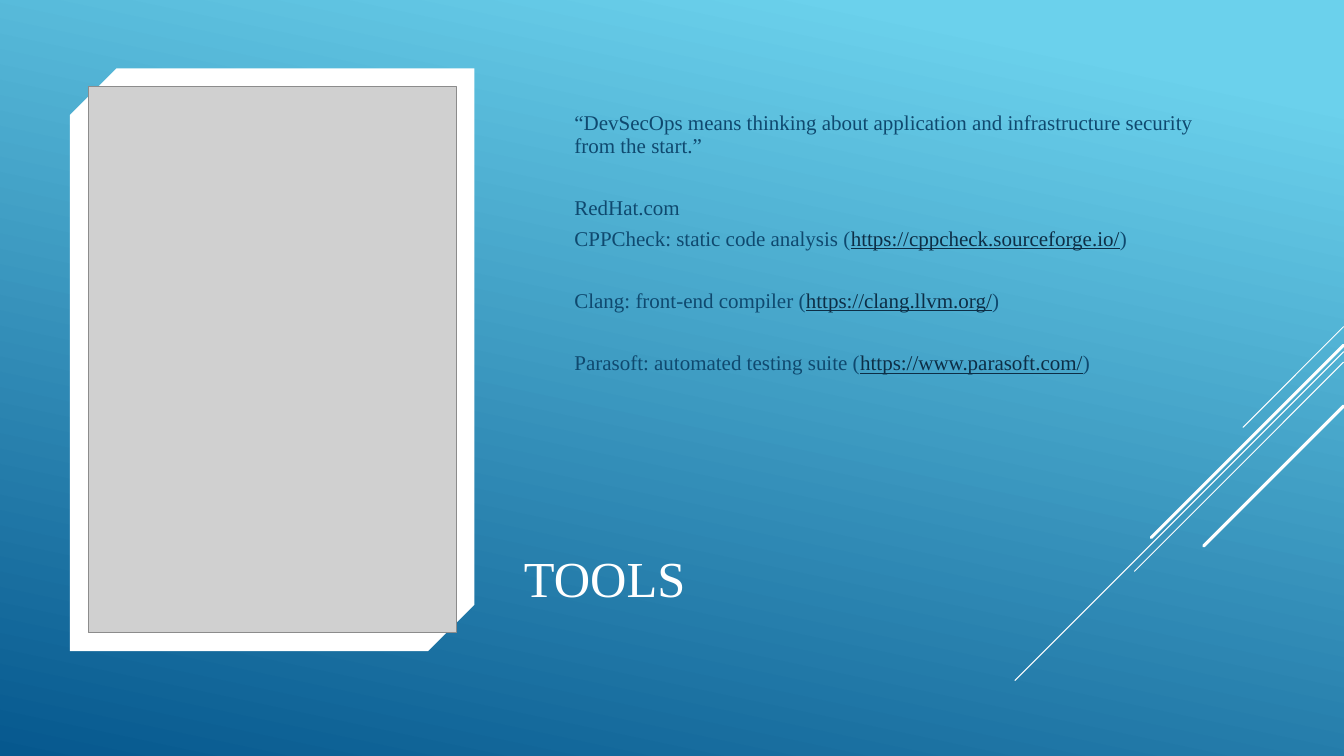
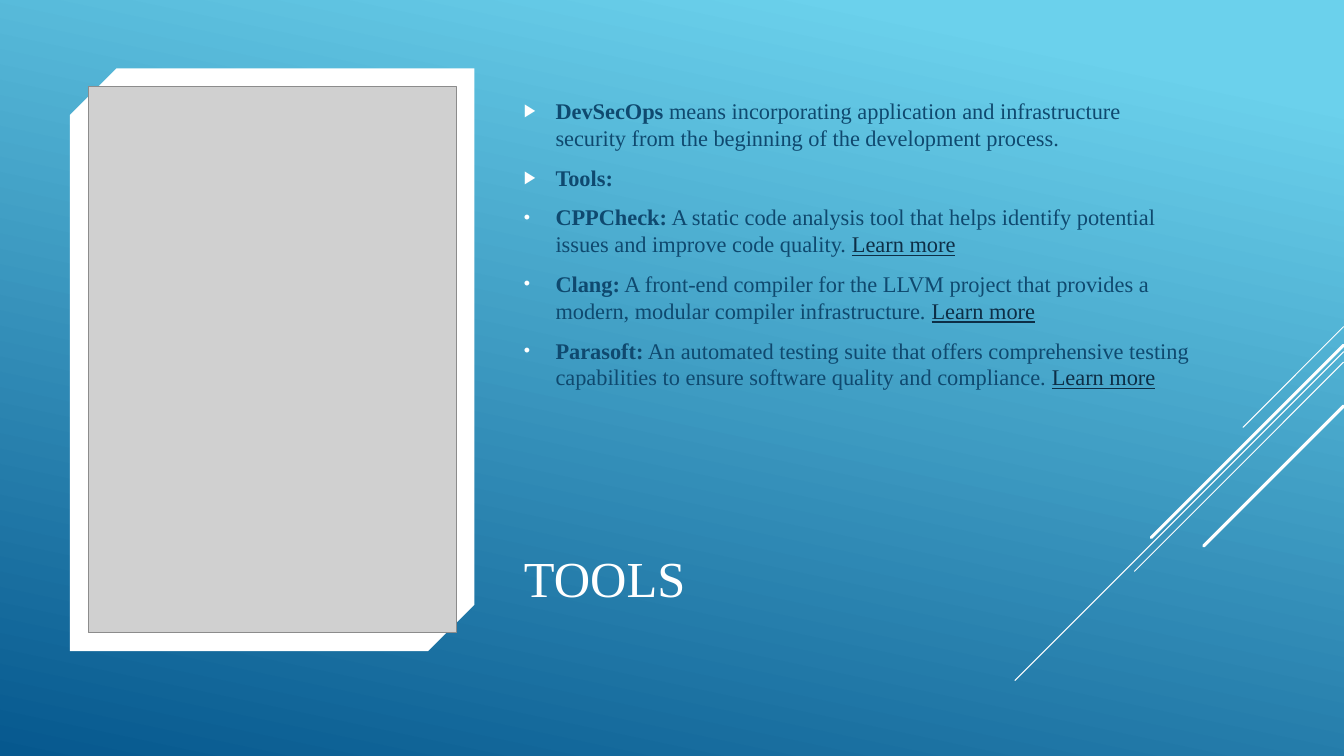
Before and after one commit to alex24488/8-3-Portfolio-Submission, a slide deck: slide 12 of CS 405 Project Two Presentation.pptx. Drawn at 1344x756 pixels with LibreOffice and Linux fonts; fonts in the diff are those of the drawing; grey boxes stand for pictures. Boxes give left, top, right and bottom in pixels: in the first picture for what was removed or moved away, otherwise in the second. Text is boxed around its words. In the diff, an @@ line names an element or a change of style, - is before the commit and + after.

```diff
--- a/CS 405 Project Two Presentation.pptx
+++ b/CS 405 Project Two Presentation.pptx
@@ text at bbox=[556, 103, 1188, 390]: text changed; size 15 to 16 pt @@
-  “DevSecOps means thinking about application and infrastructure security from the start.”
-  RedHat.com
-  CPPCheck: static code analysis (https://cppcheck.sourceforge.io/)
-  Clang: front-end compiler (https://clang.llvm.org/)
-  Parasoft: automated testing suite (https://www.parasoft.com/)
+▶ DevSecOps means incorporating application and infrastructure security from the beginning of the development process.
+▶ Tools:
+• CPPCheck: A static code analysis tool that helps identify potential issues and improve code quality. Learn more
+• Clang: A front-end compiler for the LLVM project that provides a modern, modular compiler infrastructure. Learn more
+• Parasoft: An automated testing suite that offers comprehensive testing capabilities to ensure software quality and compliance. Learn more
```
Also in this commit, not shown: 8 other slides changed.
